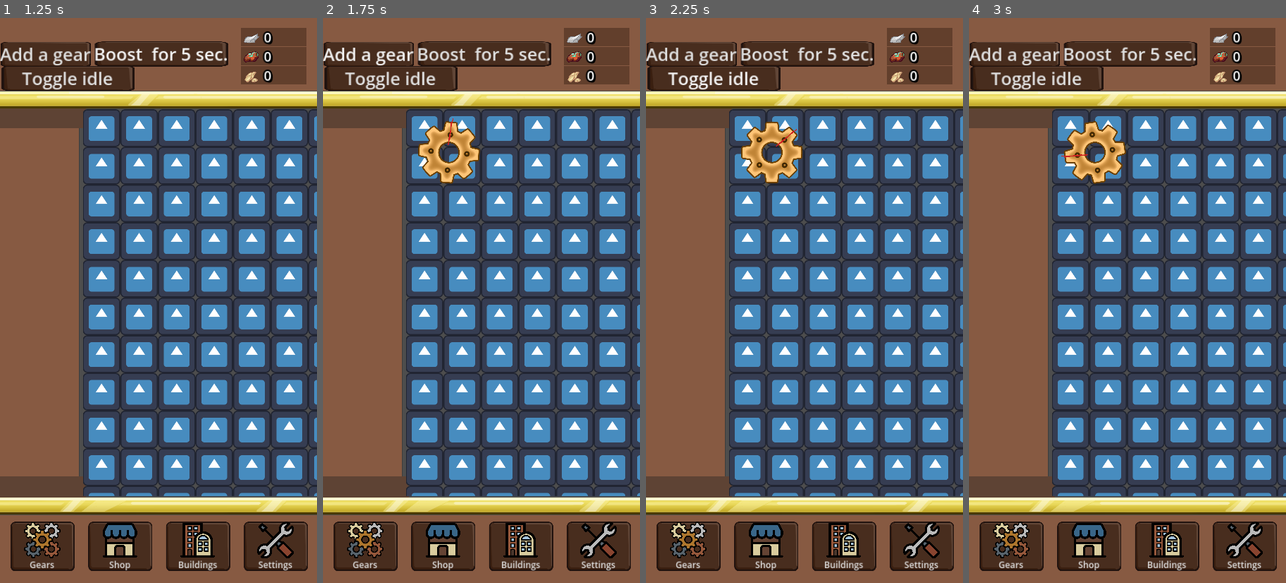
Above: before the commit, frames 1-4 (left to right).
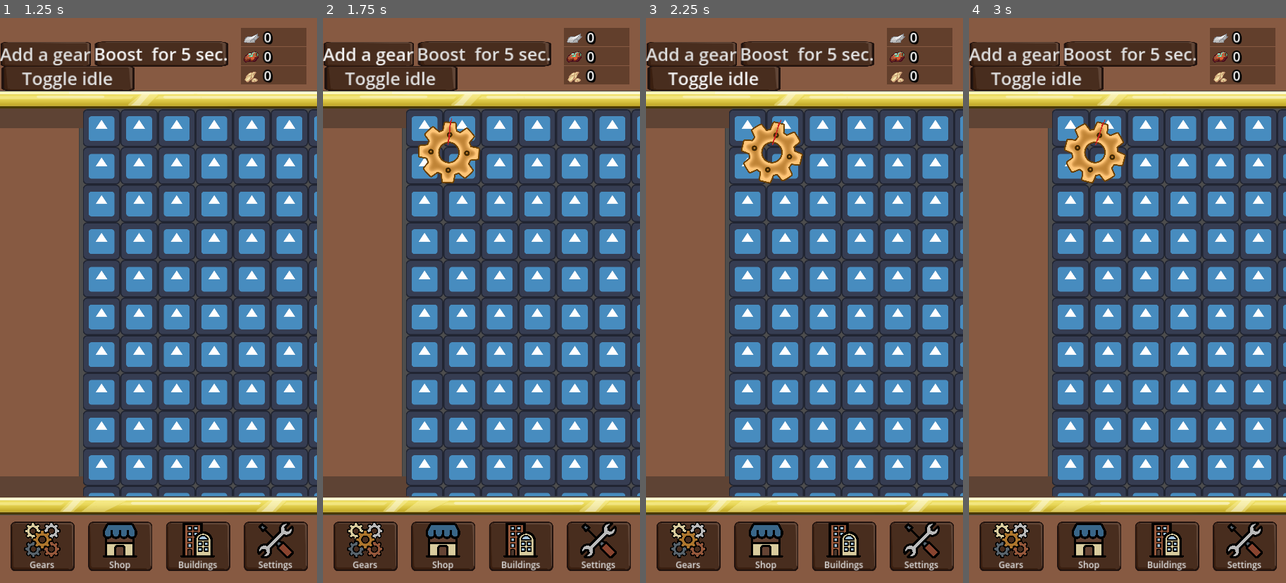
Above: after the commit, the same moments.

Repository: IIS-Mobile/PGiAnUP_zima_2024_stacjonarne_Catblast_Studio
Game: Godot game, scene res://scenes/main.tscn
Same seed, same stepped clock (60 frames per second), same inputs: the game is played once before the commit and once after it. The engine's default icon, where the game draws it, is replaced by a stand-in: a white triangle on a blue panel in a dark square.
Inputs (mouse positions are in pixels of both pictures, inside the frame that each line leads up to):
- Up to frame 1 (1.25 s): click "Boost for 5 sec." at 0.5 s
- Up to frame 2 (1.75 s): click "Add a gear" at 1.25 s
- Up to frame 3 (2.25 s): click "Toggle idle" at 2 s
- Up to frame 4 (3 s): click (1168, 300) at 2.75 s

Frame 1 is identical in both runs. In frame 2, 0.2% of the frame differs, in the area x 30-50%, y 17-30%; in frame 3, 0.9%; in frame 4, 1.0%, in the area x 29-50%, y 18-30%.

Commit message:
support for custom gear ratio functions

Diff:
--- a/global.gd
+++ b/global.gd
@@ -14,6 +14,20 @@
 var count := 0
 var phase := 0.0
 var prev_phase := 0.0
+#TODO: can be hardcored/comptime once a ratio function is choosen
+var gears_lcm = range(0, MAX_GEARS).map(func(i): return 1.0 / ratio_function(i)).reduce(lcm)
+
+func gcd(a: float, b: float) -> float:
+	if(b == 0.0):
+		return a
+	return gcd(b, fmod(a, b))
+
+func lcm(a: float, b: float) -> float:
+	return (a / gcd(a, b)) * b
+
+func ratio_function(i: int) -> float:
+	#return 1.0 / pow(2.0, i)
+	return 0.5 / (i + 1.0)
 
 func _physics_process(_delta: float) -> void:
 	if not count:
@@ -24,18 +38,17 @@
 	else:
 		speed = max(speed - SLOWDOWN_FACTOR, 0.0)
 	if idle and speed < IDLE_SPEED:
-		#TODO: relate max to IDLE_SPEED
-		buffer = min(buffer + SLOWDOWN_FACTOR, 1.0)
+		buffer = min(buffer + SLOWDOWN_FACTOR, IDLE_SPEED)
 	prev_phase = phase
-	#TODO: optimize out the angles
 	phase += speed * speed * ROTATION_ANGLE
-	phase = fmod(phase, 360.0 * pow(2, Global.MAX_GEARS - 1))
+	#TODO: test for different ratio functions
+	phase = fmod(phase, 360.0 * gears_lcm)
 	#TODO: should handle case when does not exist yet?
 	var container = get_node("/root/Node2D/UI/VBoxContainer/HSplitContainer/ScrollContainer/GearContainer")
 	for child in container.get_children():
 		if child is Gear:
-			var prev_deg = fmod(prev_phase / pow(2, child.index), 360.0)
-			var deg = fmod(phase / pow(2, child.index), 360.0)
+			var prev_deg = fmod(prev_phase * ratio_function(child.index), 360.0)
+			var deg = fmod(phase * ratio_function(child.index), 360.0)
 			child.get_node("Sprite").rotation_degrees = deg
 			if deg < prev_deg:
 				child.handle_resource_popup()
--- a/scenes/gear_container.gd
+++ b/scenes/gear_container.gd
@@ -1,7 +1,6 @@
 extends TextureButton
 
 func _ready() -> void:
-	#TODO: is there a better way?
 	Global.connect("rotation_completed", _on_rotation_completed)
 
 func percent_to_pixels(percent: float) -> int:
--- a/scenes/main.gd
+++ b/scenes/main.gd
@@ -3,7 +3,6 @@
 @onready var counter = [get_node("UI/VBoxContainer/ColorRect/Resource1/Label_resource2"),get_node("UI/VBoxContainer/ColorRect/Resource2/Label_resource2"),get_node("UI/VBoxContainer/ColorRect/Resource3/Label_resource1")]
 
 func _ready() -> void:
-	#TODO: is there a better way?
 	Global.connect("rotation_completed", _on_gear_container_rotation_completed)
 
 func _on_gear_button_pressed() -> void:
@@ -17,8 +16,7 @@
 
 
 func _on_boost_button_pressed() -> void:
-	#TODO: relate to physics fps
-	Global.buffer += 5 * 60 * Global.SLOWDOWN_FACTOR
+	Global.buffer += 5 * Engine.physics_ticks_per_second * Global.SLOWDOWN_FACTOR
 
 
 func _on_idle_button_pressed() -> void:
